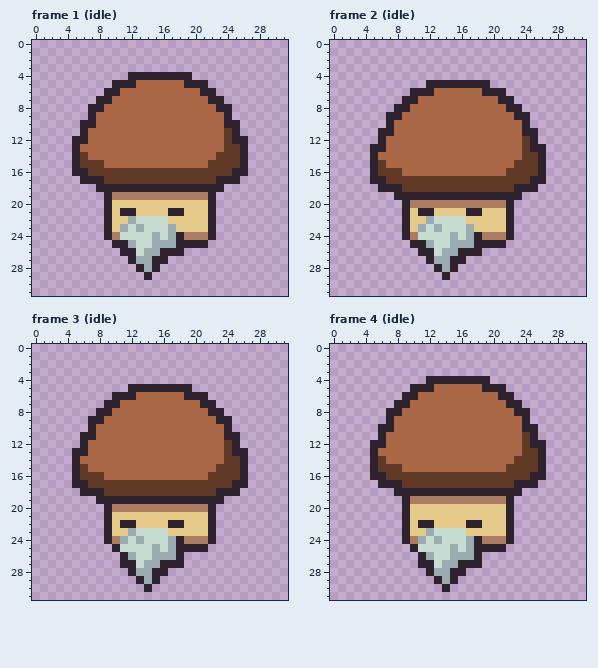
Edited in one commit: pixel-art file (Assets/NPCs/old_fogey.aseprite). Above, as it was before the edit.
32x32 pixels, 4 frames. Shown: frame 1 (idle), frame 2 (idle), frame 3 (idle), frame 4 (idle).
New version:
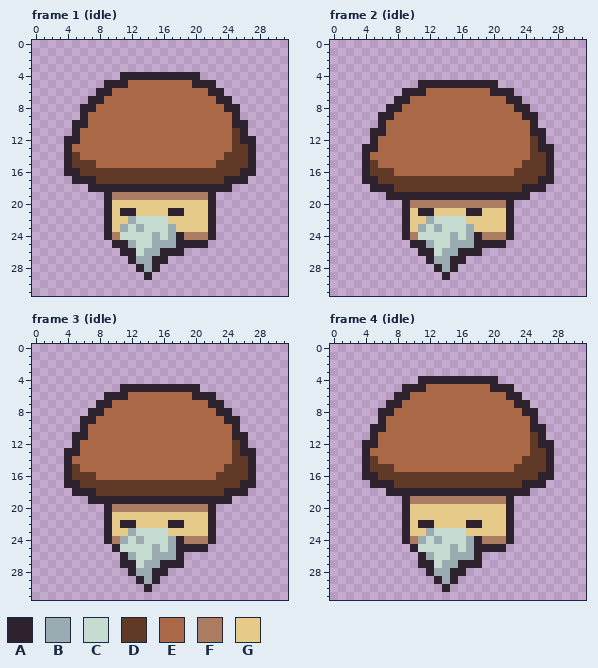
Palette (. is transparent): A #2e222f  B #9babb2  C #c7dcd0  D #613a27  E #ab6847  F #ab7c61  G #e5ca89
Changes in this commit:
Frame 1 (idle):
The edit adds colour A in row 4 at x 11 and 20; in row 5 at x 9 and 22; in row 6 at x 8 and 23; in row 7 at x 7 and 24; in rows 8 to 9 at x 6 and 25; in rows 10 to 11 at x 5 and 26.
The edit adds colour A in rows 12 to 16 at x 4 and 27; in row 17 at x 5 and 26; in row 18 at x 7 and 24.
Colour A gives way to colour D in rows 11 to 12 at x 25; in row 13 at x 26; in rows 14 to 15 at x 5 and 26; in row 16 at x 6 and 25; in row 17 at x 8 and 23.
Colour A gives way to colour E in row 5 at x 12 and 19; in row 6 at x 10 and 21; in row 7 at x 9 and 22; in row 8 at x 8 and 23; in rows 9 to 10 at x 7 and 24; in rows 11 to 12 at x 6.
Colour A gives way to colour E in row 13 at x 5.
Colour D gives way to colour E in rows 11 to 13 at x 24; in row 14 at x 6 and 23; in row 15 at x 8 and 22.
Frame 2 (idle):
The edit adds colour A in row 5 at x 11 and 20; in row 6 at x 9 and 22; in row 7 at x 8 and 23; in row 8 at x 7 and 24; in rows 9 to 10 at x 6 and 25; in rows 11 to 12 at x 5 and 26.
The edit adds colour A in rows 13 to 17 at x 4 and 27; in row 18 at x 5 and 26; in row 19 at x 7 and 24.
Colour A gives way to colour D in rows 12 to 13 at x 25; in row 14 at x 26; in rows 15 to 16 at x 5 and 26; in row 17 at x 6 and 25; in row 18 at x 8 and 23.
Colour A gives way to colour E in row 6 at x 12 and 19; in row 7 at x 10 and 21; in row 8 at x 9 and 22; in row 9 at x 8 and 23; in rows 10 to 11 at x 7 and 24; in rows 12 to 13 at x 6.
Colour A gives way to colour E in row 14 at x 5.
Colour D gives way to colour E in rows 12 to 14 at x 24; in row 15 at x 6 and 23; in row 16 at x 8 and 22.
Frame 3 (idle): the same change as frame 2 (idle)
Frame 4 (idle): the same change as frame 1 (idle)
